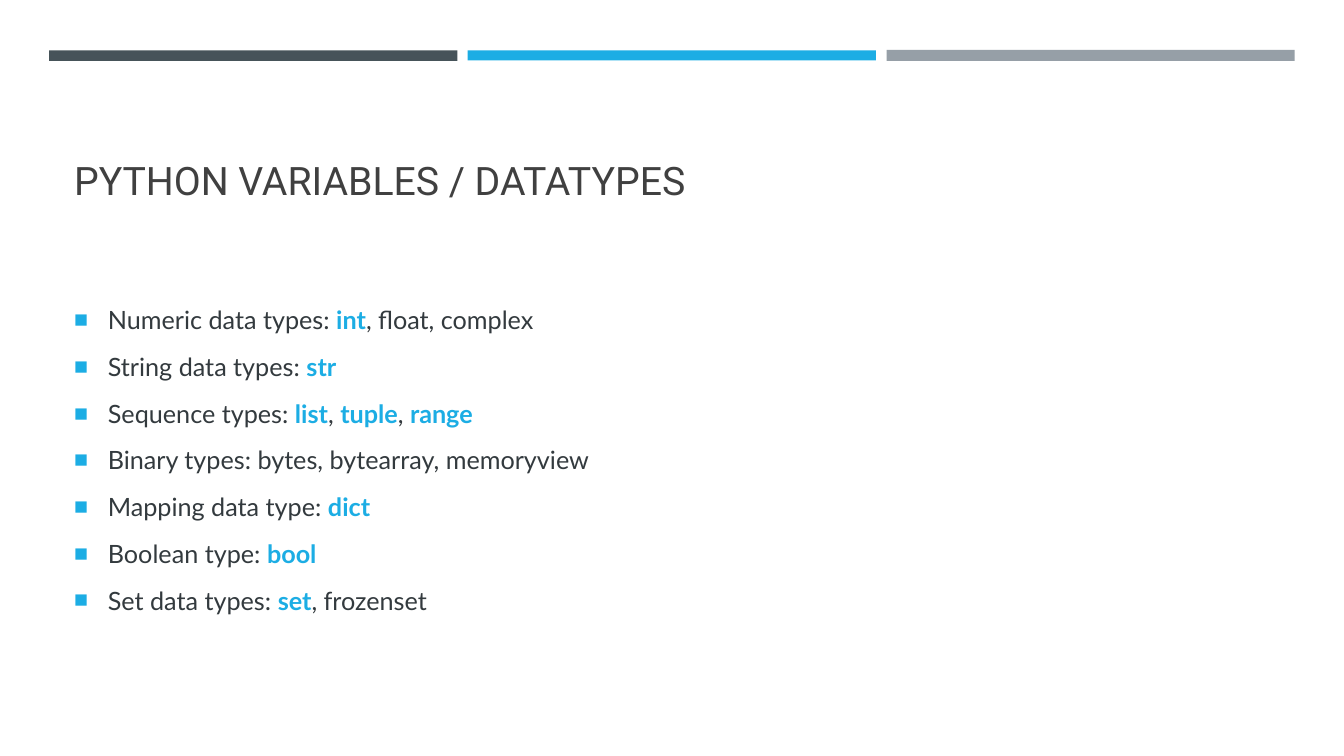
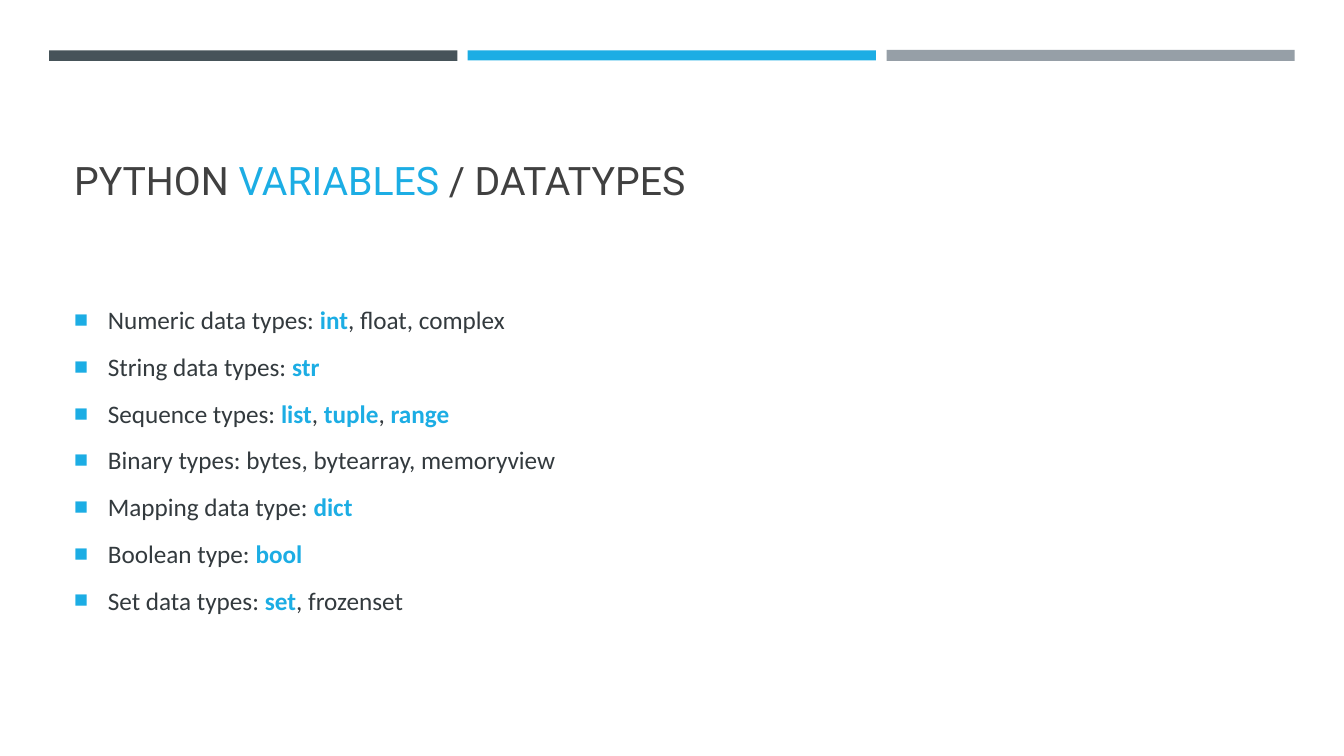
Before and after one commit to kamalk8s/getting-started-with-python, a slide deck: slide 6 of Getting started with Python.pptx. Drawn at 1344x756 pixels with LibreOffice and Linux fonts; fonts in the diff are those of the drawing. Boxes give left, top, right and bottom in pixels: in the first picture for what was removed or moved away, otherwise in the second. Text is boxed around its words. In the diff, an @@ line names an element or a change of style, - is before the commit and + after.

```diff
--- a/Getting started with Python.pptx
+++ b/Getting started with Python.pptx
@@ title "PYTHON VARIABLES / DATATYPES" at (74, 166, 686, 196): text colour #404040 to #1CADE4 in "VARIABLES" @@
@@ text "Numeric data types: int, float, ..." at (108, 311, 555, 614): font Lato to Calibri @@
```
Also in this commit, not shown: 2 other slides changed.
